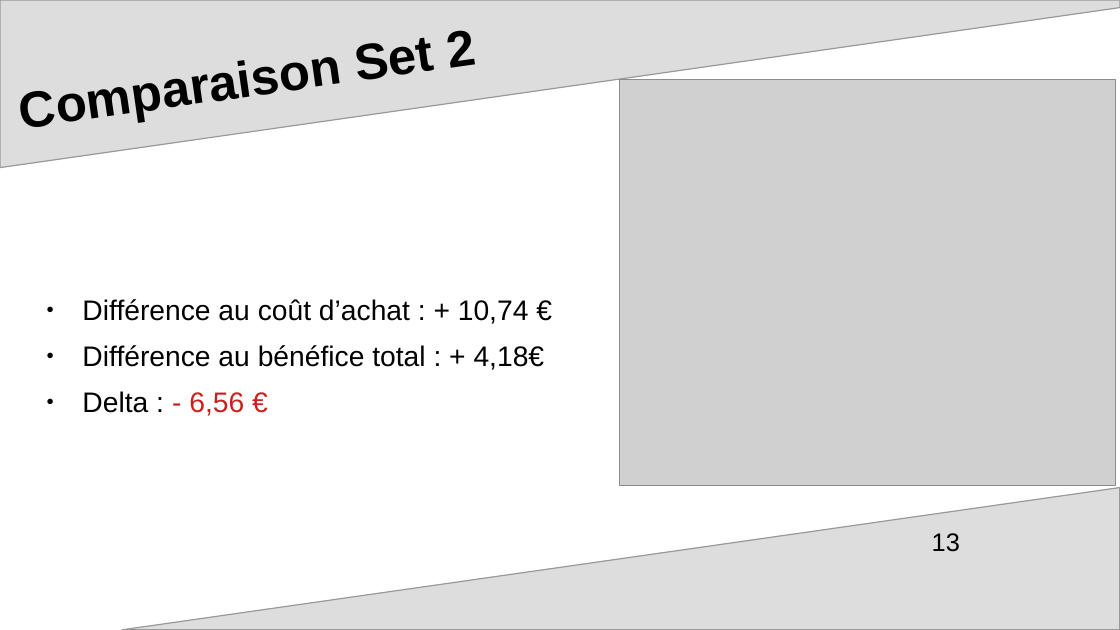
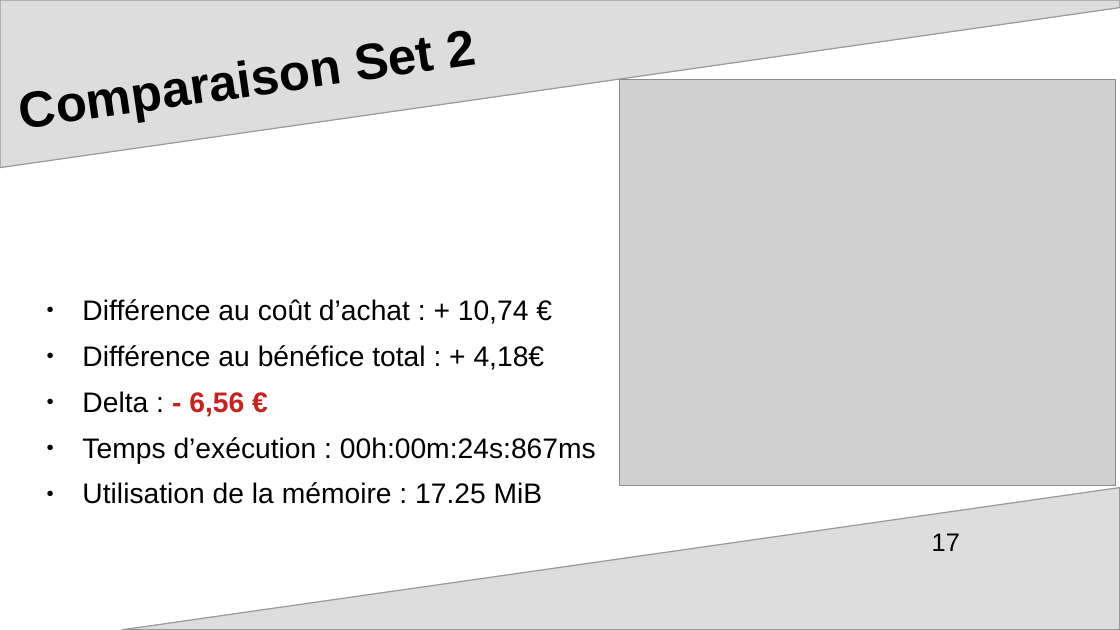
Before and after one commit to mcourte/OC_Projet7, a slide deck: slide 17 of ppt_soutenance.odp (slide 13 before the commit). Drawn at 1120x630 pixels with LibreOffice and Linux fonts; fonts in the diff are those of the drawing; grey boxes stand for pictures; background and template pictures are left out. Boxes give left, top, right and bottom in pixels: in the first picture for what was removed or moved away, otherwise in the second. Text is boxed around its words. In the diff, an @@ line names an element or a change of style, - is before the commit and + after.

```diff
--- a/ppt_soutenance.odp
+++ b/ppt_soutenance.odp
@@ text at (x1=82, y1=391, x2=244, y2=417): bold on in "- 6,56 €" @@
@@ text at (x1=82, y1=437, x2=596, y2=504): paragraphs added @@
+● Temps d’exécution : 00h:00m:24s:867ms
+● Utilisation de la mémoire : 17.25 MiB
@@ page number at (x1=932, y1=533, x2=960, y2=551): text changed @@
-13
+17
```
Also in this commit, not shown: 5 other slides changed, 4 slides added.
